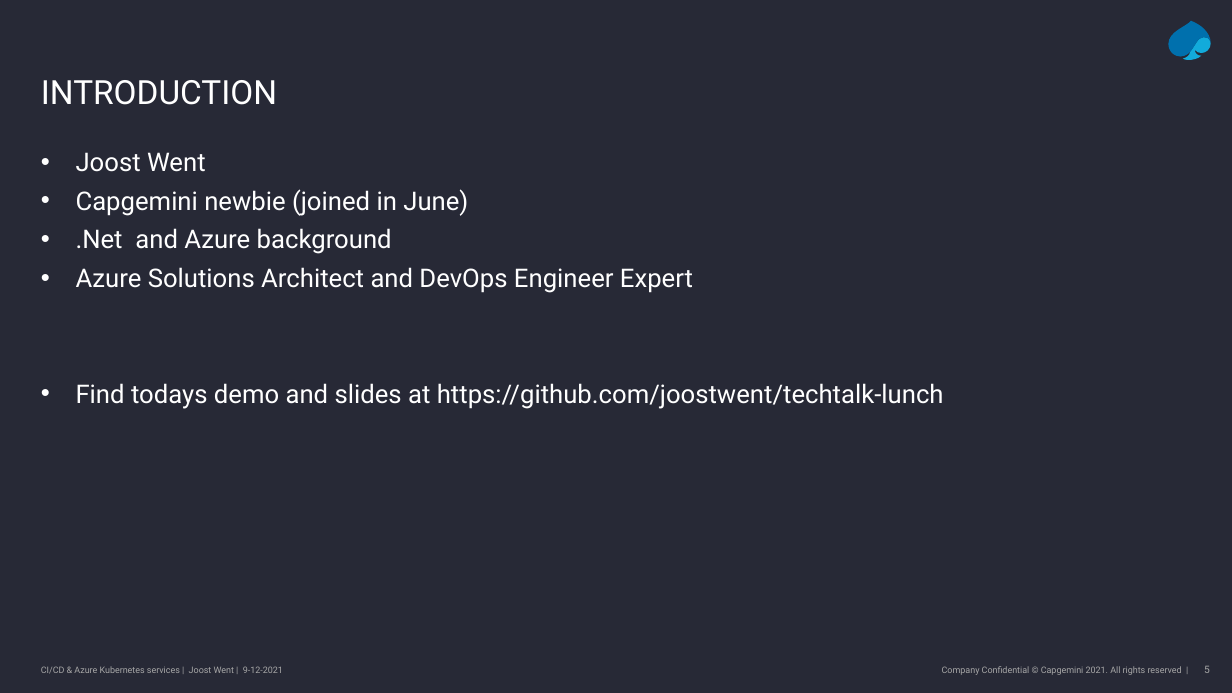
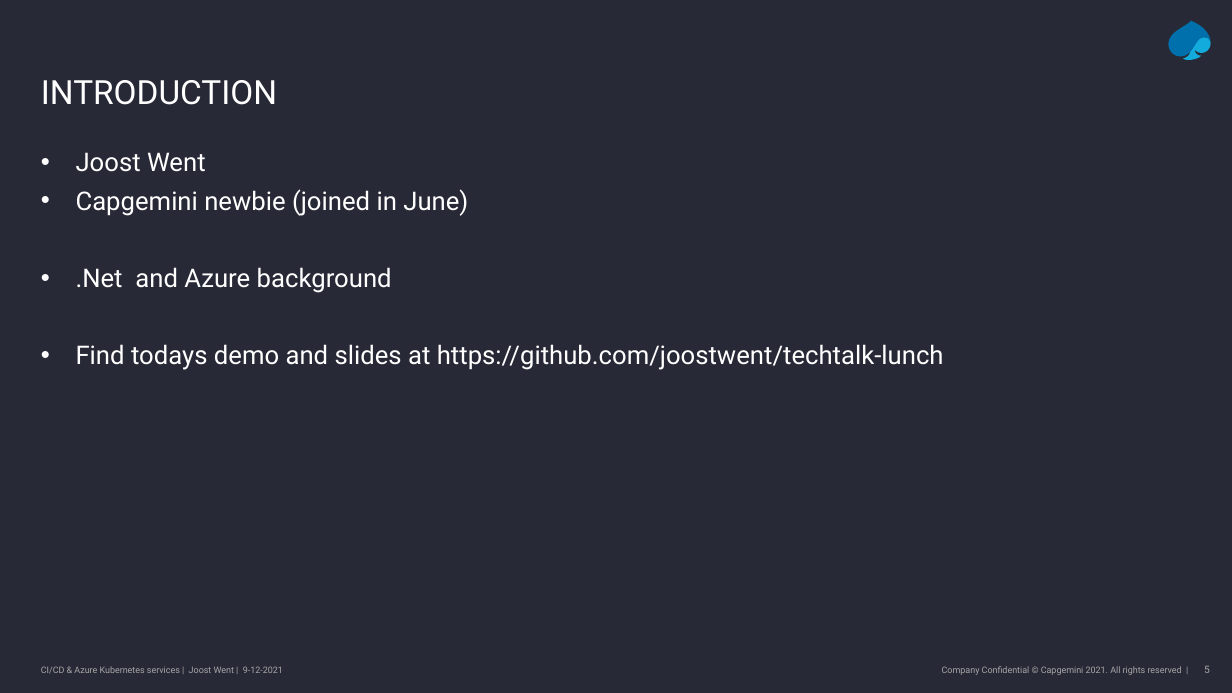
Before and after one commit to joostwent/techtalk-lunch, a slide deck: slide 5 of slides.pptx. Drawn at 1232x693 pixels with LibreOffice and Linux fonts; fonts in the diff are those of the drawing; background and template pictures are left out. Boxes give left, top, right and bottom in pixels: in the first picture for what was removed or moved away, otherwise in the second. Text is boxed around its words. In the diff, an @@ line names an element or a change of style, - is before the commit and + after.

```diff
--- a/slides.pptx
+++ b/slides.pptx
@@ text at (76,267,693,293): paragraph removed @@
-• Azure Solutions Architect and DevOps Engineer Expert
```
Also in this commit, not shown: 3 other slides changed, 3 slides added, 1 slide removed, 2 other files.
